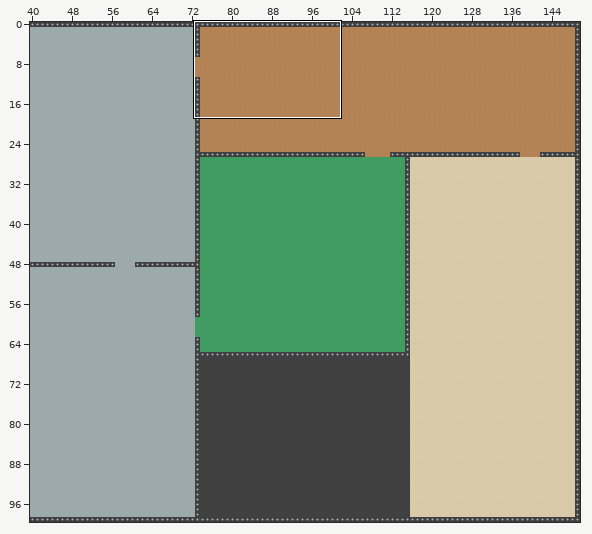
One commit to this Tiled map (JSON): app/static/assets/maps/tileset.json. The first picture is a wide view before the edit; the outline marks the close-up.
Close-up. First the earlier version:
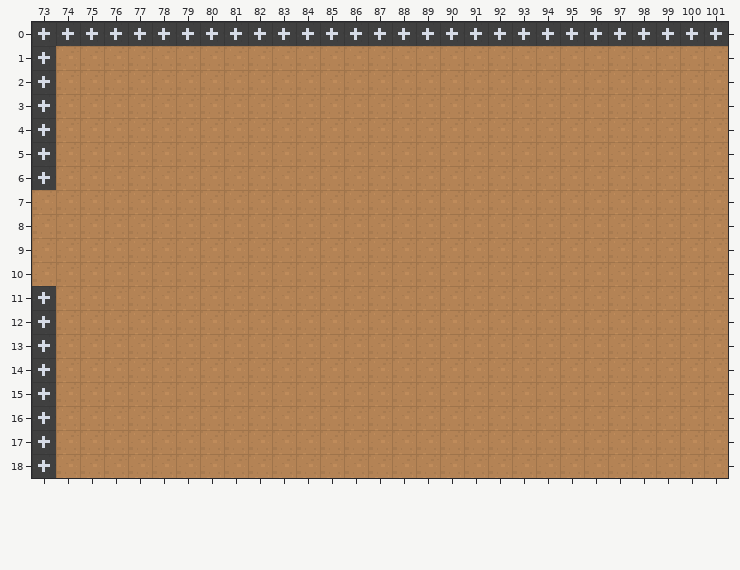
Cells are 16x16 px. Shown: x 73..101, y 0..18. The commit also changed other parts of the map, which this record leaves out.
The same view after the edit:
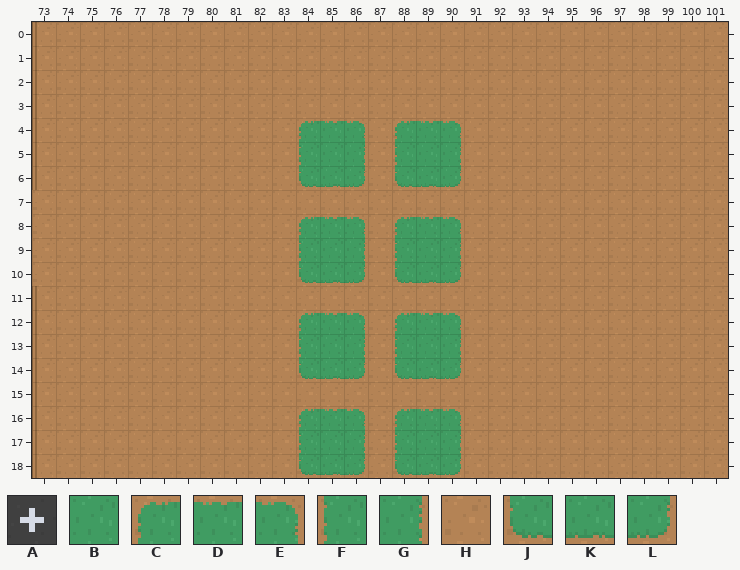
Key: from "roguelike_city": A 715, B 888, C 925, D 926, E 927, F 962, G 964, H 973, J 999, K 1000, L 1001.
_ is an empty cell, . an unchanged one.
What changed:
--- layer "bg"
@@ x 84..90 @@
- 4 HHH.HHH
- 5 HHH.HHH
- 6 HHH.HHH
+ 4 CDE.CDE
+ 5 FBG.FBG
+ 6 JKL.JKL
@@ x 84..90 @@
- 8 HHH.HHH
- 9 HHH.HHH
-10 HHH.HHH
+ 8 CDE.CDE
+ 9 FBG.FBG
+10 JKL.JKL
@@ x 84..90 @@
-12 HHH.HHH
-13 HHH.HHH
-14 HHH.HHH
+12 CDE.CDE
+13 FBG.FBG
+14 JKL.JKL
@@ x 84..90 @@
-16 HHH.HHH
-17 HHH.HHH
-18 HHH.HHH
+16 CDE.CDE
+17 FBG.FBG
+18 JKL.JKL
--- layer "collision" (now hidden)
@@ x 73..101 @@
- 0 AAAAAAAAAAAAAAAAAAAAAAAAAAAAA
- 1 A............................
- 2 A............................
- 3 A............................
- 4 A............................
- 5 A............................
- 6 A............................
+ 0 _____________________________
+ 1 _............................
+ 2 _............................
+ 3 _............................
+ 4 _............................
+ 5 _............................
+ 6 _............................
@@ x 73..73 @@
-11 A
-12 A
-13 A
-14 A
-15 A
-16 A
-17 A
-18 A
+11 _
+12 _
+13 _
+14 _
+15 _
+16 _
+17 _
+18 _
Changed places in both close-ups, as pixel boxes (x1, y1, x2, y2):
changed: (32, 22, 728, 190)
changed: (299, 217, 365, 283)
changed: (395, 217, 461, 283)
removed: (32, 286, 56, 478)
changed: (299, 313, 365, 379)
changed: (395, 313, 461, 379)
changed: (299, 409, 365, 475)
changed: (395, 409, 461, 475)
